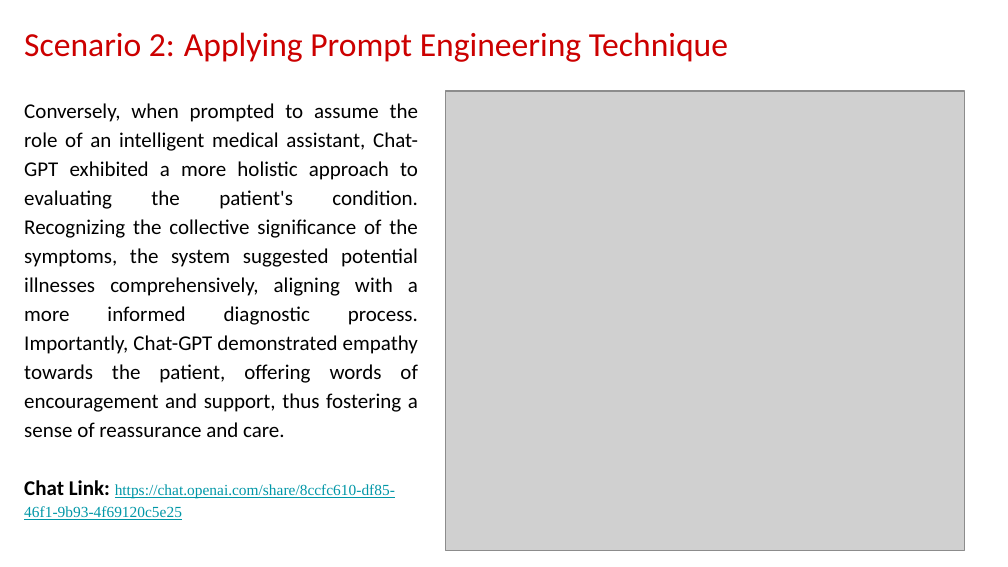
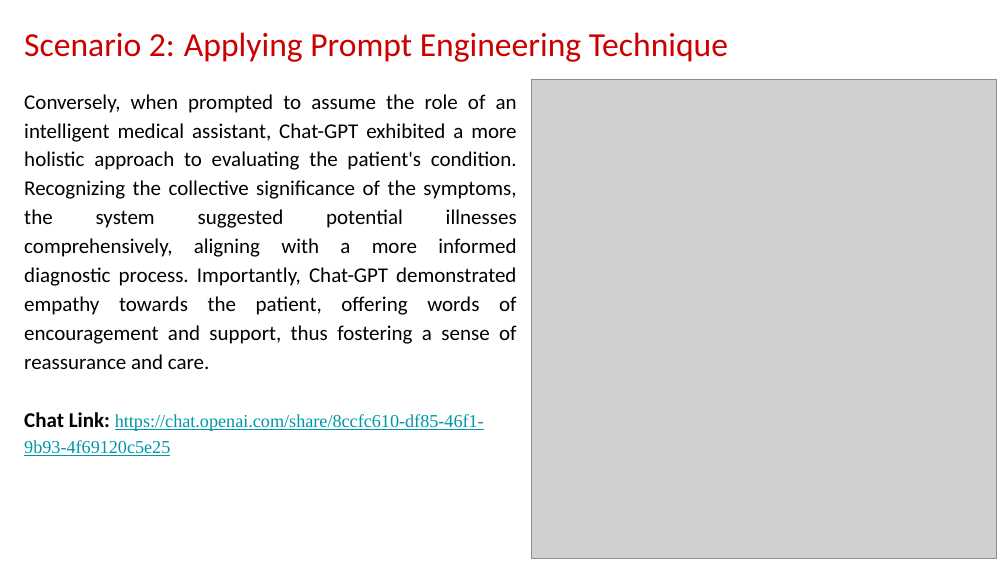
Before and after one commit to Humanitariansai/OPT, a slide deck: slide 14 of PROMPT_ENGINEERING_AND_AI/caseStudies/Medical_Diagnosis_With_Prompt_Engineering/Insights_on AI_and_Prompt_Engineering.pptx. Drawn at 1008x567 pixels with LibreOffice and Linux fonts; fonts in the diff are those of the drawing; grey boxes stand for pictures. Boxes give left, top, right and bottom in pixels: in the first picture for what was removed or moved away, otherwise in the second. Text is boxed around its words. In the diff, an @@ line names an element or a change of style, - is before the commit and + after.

```diff
--- a/PROMPT_ENGINEERING_AND_AI/caseStudies/Medical_Diagnosis_With_Prompt_Engineering/Insights_on AI_and_Prompt_Engineering.pptx
+++ b/PROMPT_ENGINEERING_AND_AI/caseStudies/Medical_Diagnosis_With_Prompt_Engineering/Insights_on AI_and_Prompt_Engineering.pptx
@@ subtitle "Conversely, when prompted to assume ...": place and size @@
-subtitle "Conversely, when prompted to assume ..." at box(24, 103, 418, 520)
+subtitle "Conversely, when prompted to assume ..." at box(24, 94, 517, 456)
@@ picture: place and size @@
-picture at box(446, 91, 965, 550)
+picture at box(531, 80, 996, 558)
@@ subtitle at box(24, 412, 484, 456): size 11 to 13 pt in "https://chat.openai.com/share/8ccfc610-df85-46f1-9b93-4f6912 ..." @@
```
Also in this commit, not shown: 5 other slides changed, 10 slides added, 2 other files.
